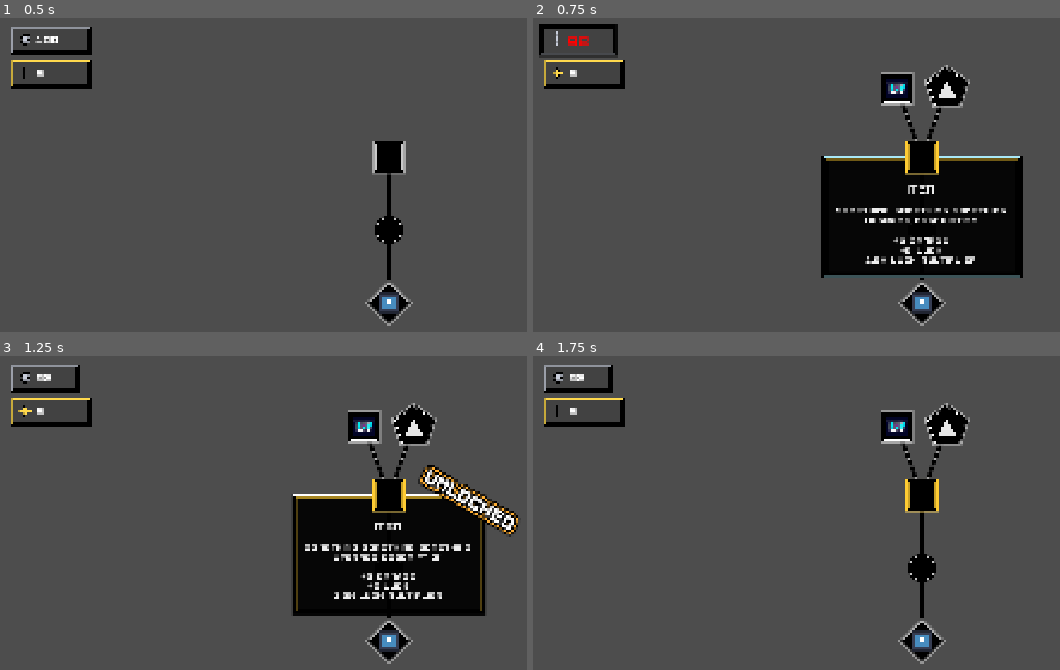
Above: before the commit, frames 1-4 (two rows, left to right).
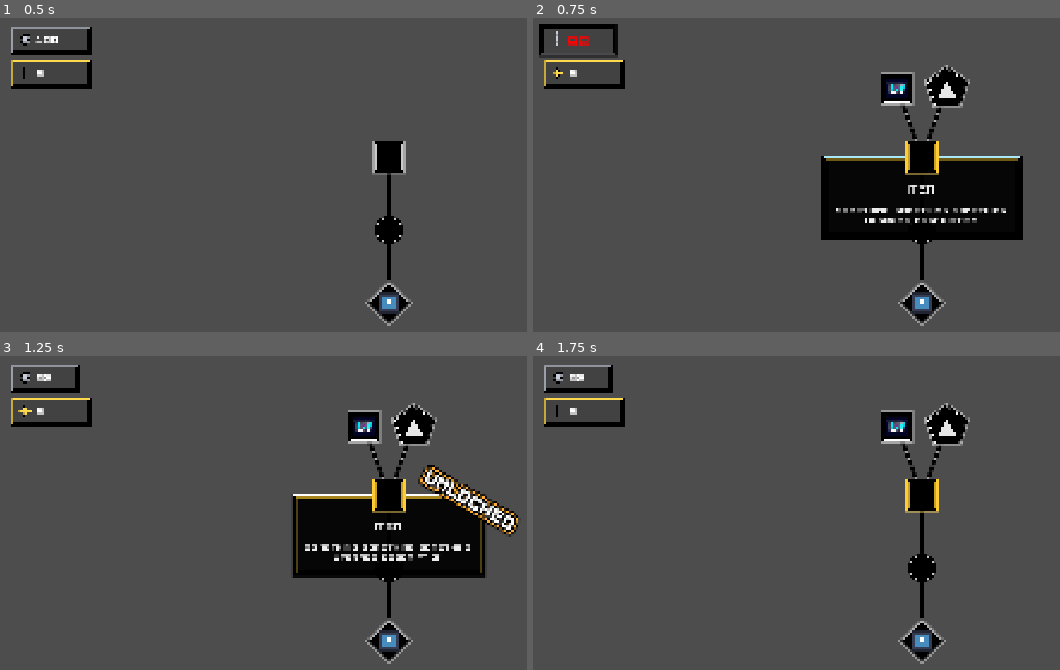
Above: after the commit, the same moments.

Repository: Yolo-Arts/Game-Off-2026
Game: Godot game, scene res://Scenes/UpgradeView/upgrade_view.tscn
Same seed, same stepped clock (60 frames per second), same inputs: the game is played once before the commit and once after it. This scene is started directly instead of the project's main scene. Sound files missing from this copy of the repository are replaced by a short silence.
Inputs (mouse positions are in pixels of both pictures, inside the frame that each line leads up to):
- Up to frame 1 (0.5 s): no input
- Up to frame 2 (0.75 s): click (922, 156) at 0.52 s
- Up to frame 3 (1.25 s): no input
- Up to frame 4 (1.75 s): tap Enter at 1.25 s; move the mouse to (outside the picture) at 1.27 s; hold D (move_right) from 1.28 s (still down); hold Space (Ram) from 1.28 s (still down); click (outside the picture) at 1.42 s

Frame 1 is identical in both runs. In frame 2, 4.2% of the frame differs, in the area x 54-93%, y 69-83%; in frame 3, 4.4%, in the area x 55-93%, y 69-83%; in frame 4, nothing differs.

Commit message:
deprecating get_stats_display_string()

Diff:
--- a/Resources/Items/item_data.gd
+++ b/Resources/Items/item_data.gd
@@ -118,13 +118,13 @@
 func get_stats_display_string() -> String:
 	var stat_string: String = ""
 
-	for mod in modifiers:
-		var mod_string: String = ""
-
-		if mod.add != 0.0:
-			mod_string = "{value} {stat}\n".format({"value": "%+d" % mod.add, "stat": mod.stat})
-		if mod.mult != 1.0:
-			mod_string += "{value}x {stat} multiplier\n".format({"value": mod.mult, "stat": mod.stat})
-
-		stat_string += mod_string
+	#for mod in modifiers:
+		#var mod_string: String = ""
+		#
+		#if mod.add != 0.0:
+			#mod_string = "{value} {stat}\n".format({"value": "%+d" % mod.add, "stat": mod.stat})
+		#if mod.mult != 1.0:
+			#mod_string += "{value}x {stat} multiplier\n".format({"value": mod.mult, "stat": mod.stat})
+		#
+		#stat_string += mod_string
 	return stat_string
--- a/Resources/Items/test_item2.tres
+++ b/Resources/Items/test_item2.tres
@@ -25,11 +25,23 @@
 initial_price = 1
 metadata/_custom_type_script = "uid://cwygifwmbqpua"
 
+[sub_resource type="Resource" id="Resource_46oyc"]
+script = ExtResource("5_o3kst")
+text = "HI"
+color = Color(0.85882354, 0.5233456, 0, 1)
+metadata/_custom_type_script = "uid://bigogxmuptah4"
+
+[sub_resource type="Resource" id="Resource_0c384"]
+script = ExtResource("5_o3kst")
+text = "THIRD INJECTION"
+metadata/_custom_type_script = "uid://bigogxmuptah4"
+
 [resource]
 script = ExtResource("2_37tmm")
 id = "tes"
 display_name = "item"
-description = "Damge increased by [20%] and luck is increased by {GEARS}. {HI}"
+description = "Damage increased by [20%] and luck is increased by {GEARS}. {HI}
+{THIRD INJECTION}"
 icon = ExtResource("1_vchlk")
 modifiers = Array[ExtResource("1_27ivj")]([SubResource("Resource_354lq"), SubResource("Resource_d3qot")])
 max_level = 3
@@ -37,5 +49,5 @@
 initial_increment_value = 0.2
 increment_value = 0.2
 is_increment_percentage = true
-text_injections = Array[ExtResource("5_o3kst")]([ExtResource("6_46oyc")])
+text_injections = Array[ExtResource("5_o3kst")]([ExtResource("6_46oyc"), SubResource("Resource_46oyc"), SubResource("Resource_0c384")])
 metadata/_custom_type_script = "uid://b8oub28nd0o4x"
